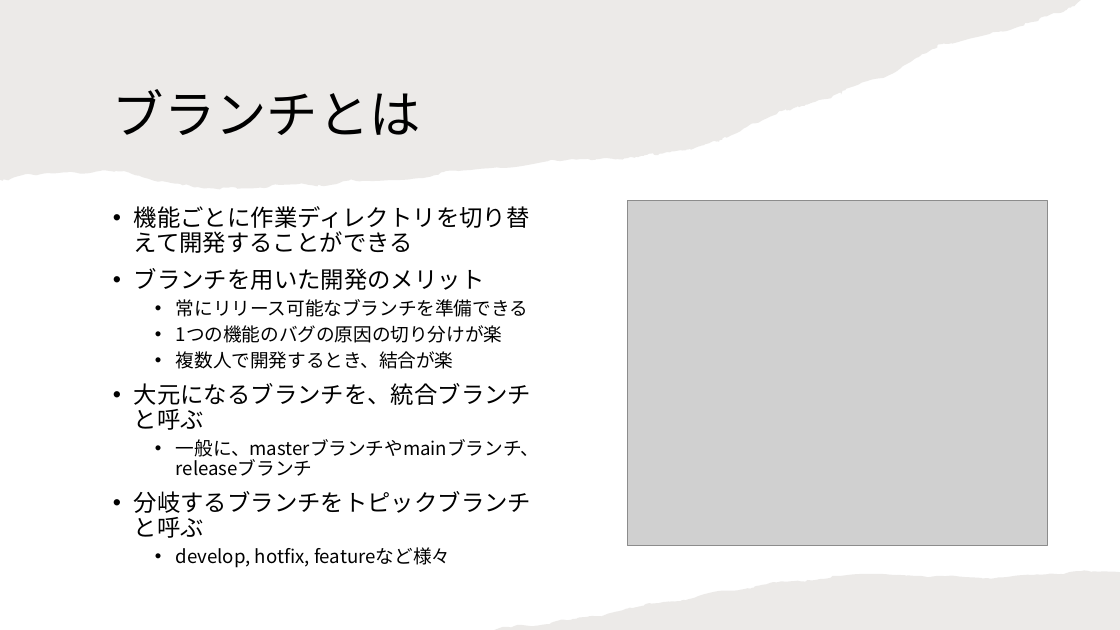
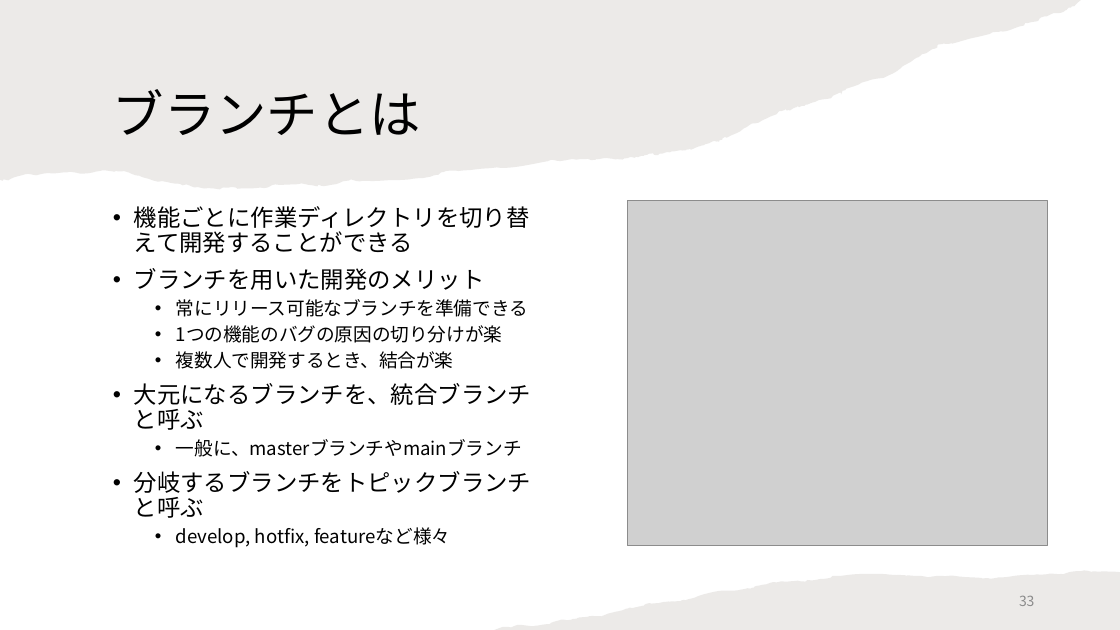
Before and after one commit to maru0519/git-edu, a slide deck: slide 33 of siryou.pptx (slide 32 before the commit). Drawn at 1120x630 pixels with LibreOffice and Linux fonts; fonts in the diff are those of the drawing; grey boxes stand for pictures. Boxes give left, top, right and bottom in pixels: in the first picture for what was removed or moved away, otherwise in the second. Text is boxed around its words. In the diff, an @@ line names an element or a change of style, - is before the commit and + after.

```diff
--- a/siryou.pptx
+++ b/siryou.pptx
@@ text at (176, 439, 522, 457): text changed @@
-  • 一般に、masterブランチやmainブランチ、releaseブランチ
+  • 一般に、masterブランチやmainブランチ
@@ page number added at (1019, 596, 1035, 606), 12 pt, text #8C8C8C @@
+33
```
Also in this commit, not shown: 63 other slides changed, 3 slides added, 1 slide removed.
